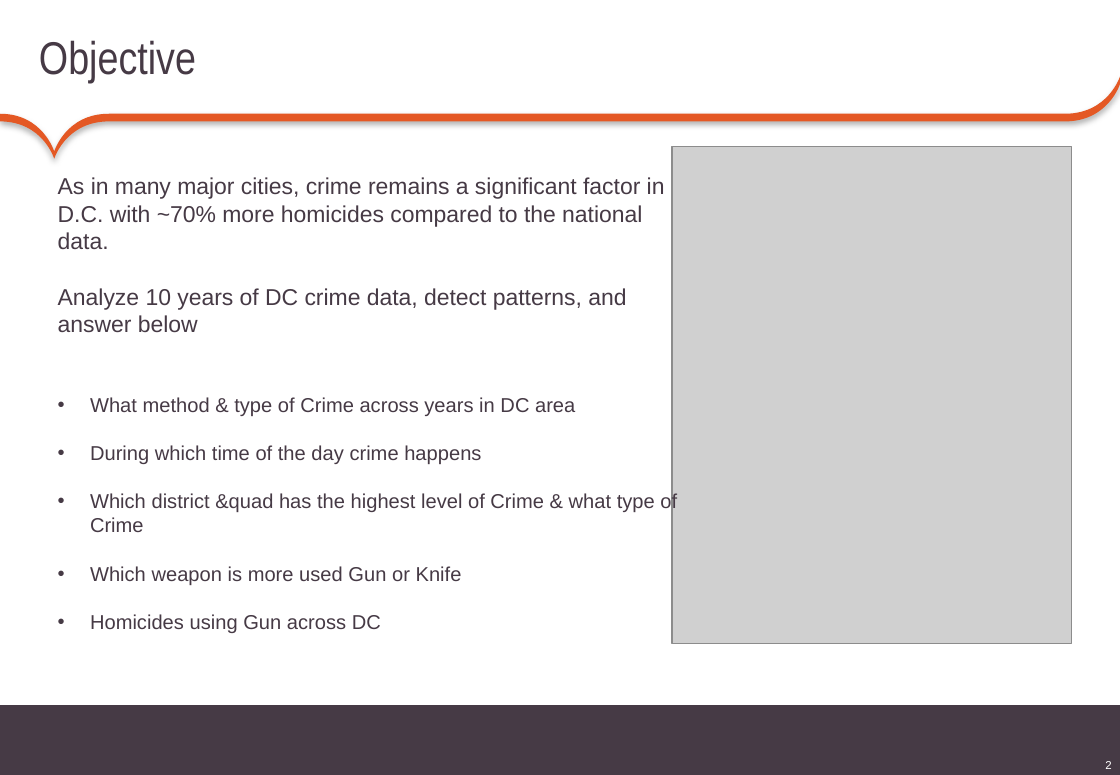
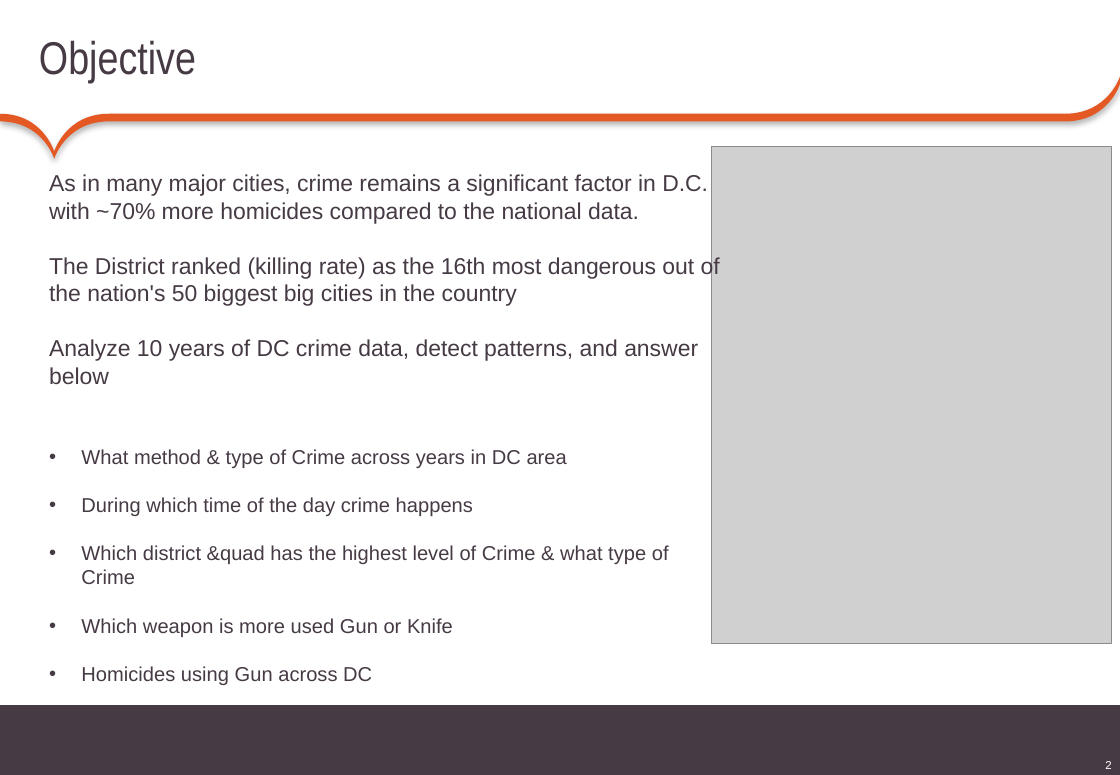
Before and after one commit to komalac/DC-Metro-Crime-data-analytics, a slide deck: slide 2 of CRIME DATA ANALYSIS (DC).pptx. Drawn at 1120x775 pixels with LibreOffice and Linux fonts; fonts in the diff are those of the drawing; grey boxes stand for pictures. Boxes give left, top, right and bottom in pixels: in the first picture for what was removed or moved away, otherwise in the second. Text is boxed around its words. In the diff, an @@ line names an element or a change of style, - is before the commit and + after.

Commit message:
Updated

```diff
--- a/CRIME DATA ANALYSIS (DC).pptx
+++ b/CRIME DATA ANALYSIS (DC).pptx
@@ picture: place and size @@
-picture at bbox=[672, 147, 1071, 644]
+picture at bbox=[713, 147, 1112, 644]
@@ text "As in many major cities, ...": place and size @@
-text "As in many major cities, ..." at bbox=[58, 177, 677, 633]
+text "As in many major cities, ..." at bbox=[49, 174, 720, 685]
@@ text at bbox=[49, 256, 720, 306]: paragraph added @@
+The District ranked (killing rate) as the 16th most dangerous out of the nation's 50 biggest big cities in the country
```
